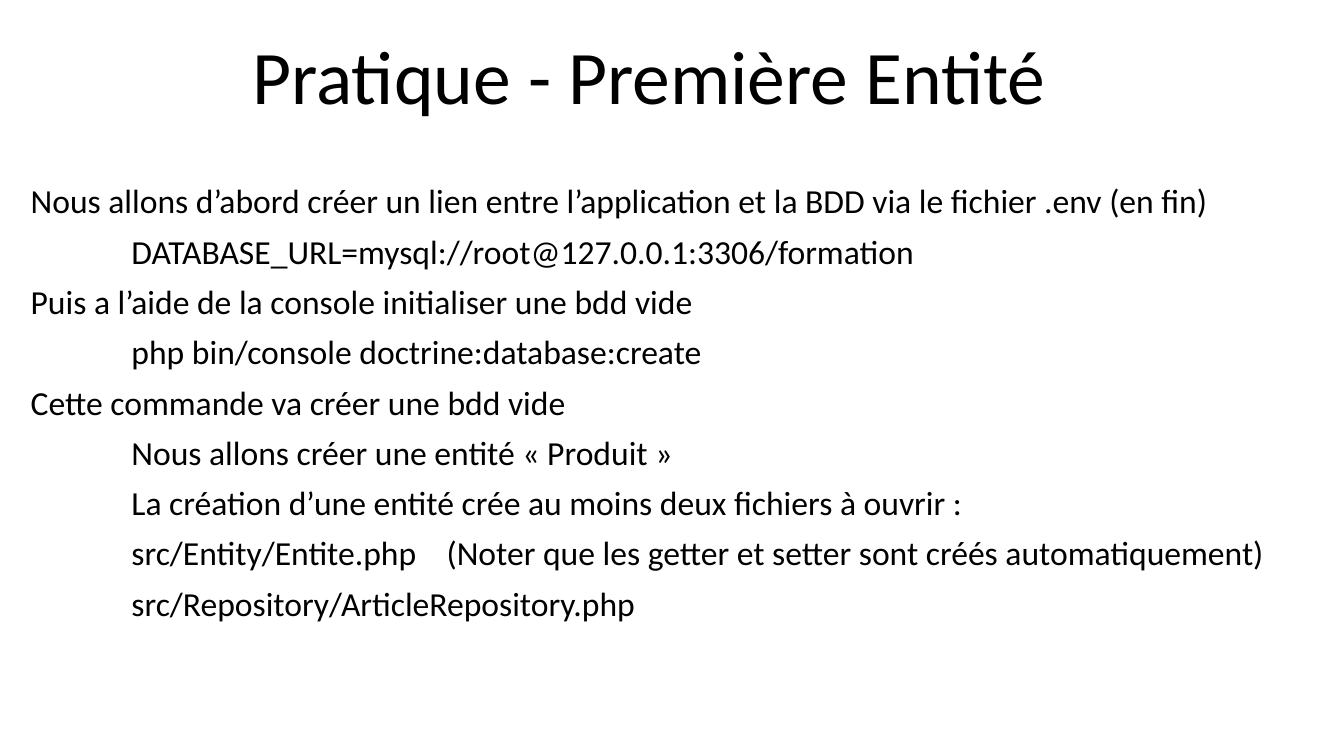
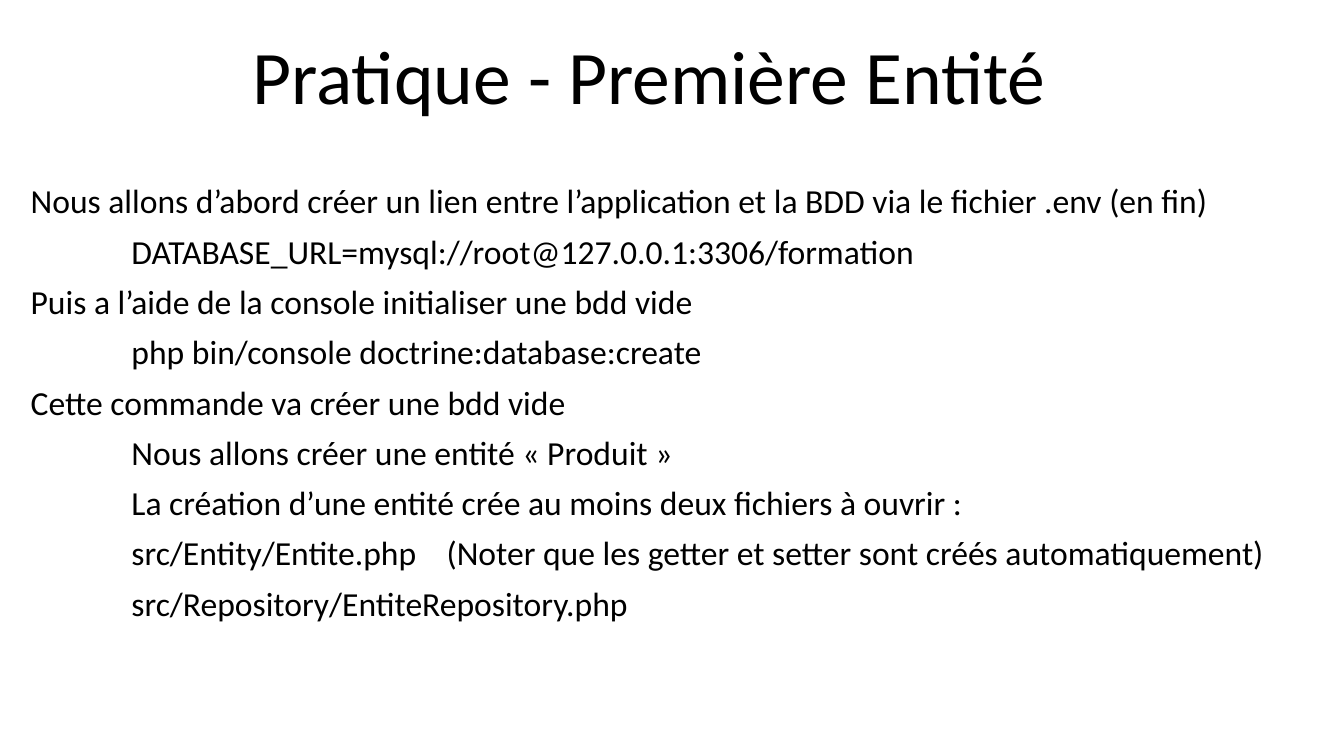
Before and after one commit to drupestre/phpudev, a slide deck: slide 21 of Symfony4_v0.1.pptx. Drawn at 1344x756 pixels with LibreOffice and Linux fonts; fonts in the diff are those of the drawing. Boxes give left, top, right and bottom in pixels: in the first picture for what was removed or moved away, otherwise in the second. Text is boxed around its words. In the diff, an @@ line names an element or a change of style, - is before the commit and + after.

Commit message:
Fix typos

```diff
--- a/Symfony4_v0.1.pptx
+++ b/Symfony4_v0.1.pptx
@@ subtitle at (131,592,627,622): text changed @@
-src/Repository/ArticleRepository.php
+src/Repository/EntiteRepository.php
```
Also in this commit, not shown: 1 other slide changed, 1 slide removed.
